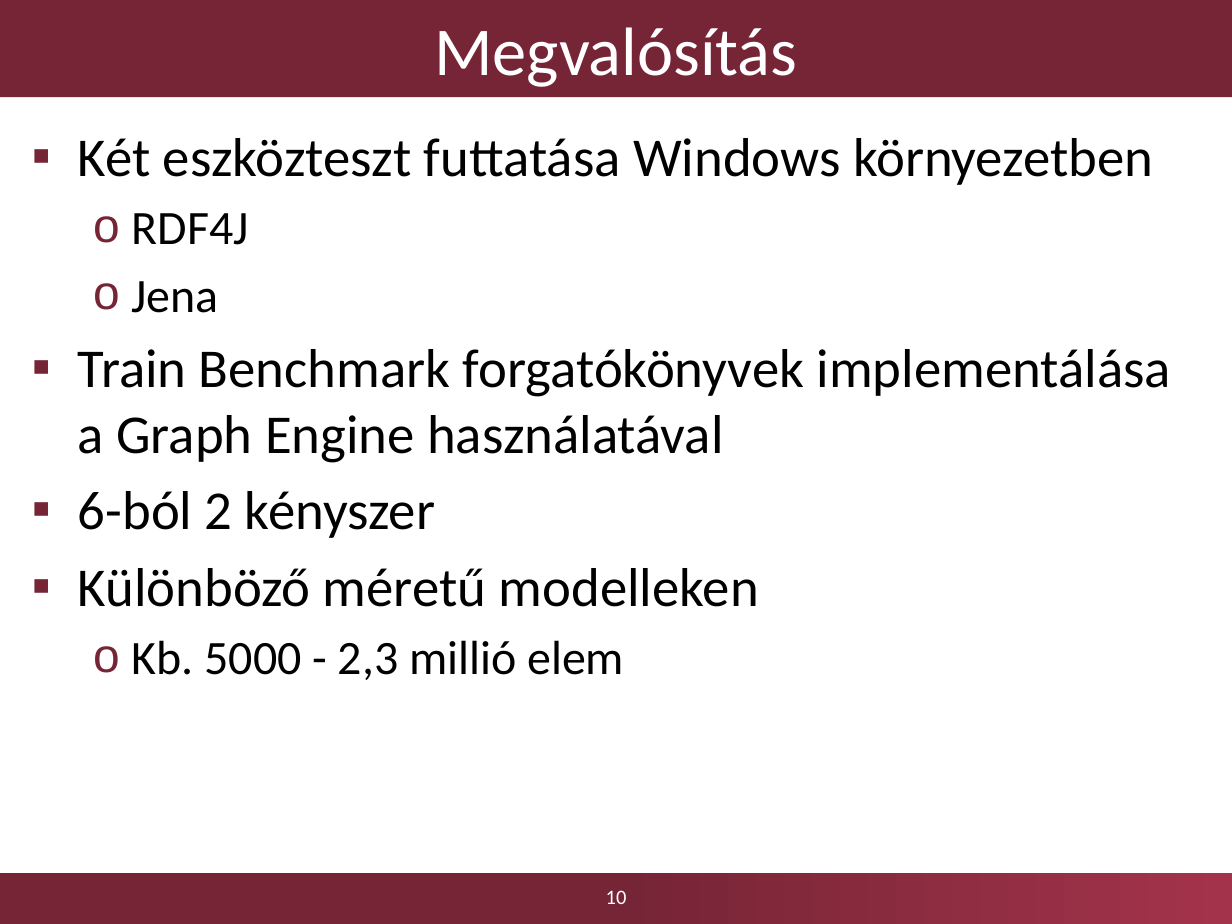
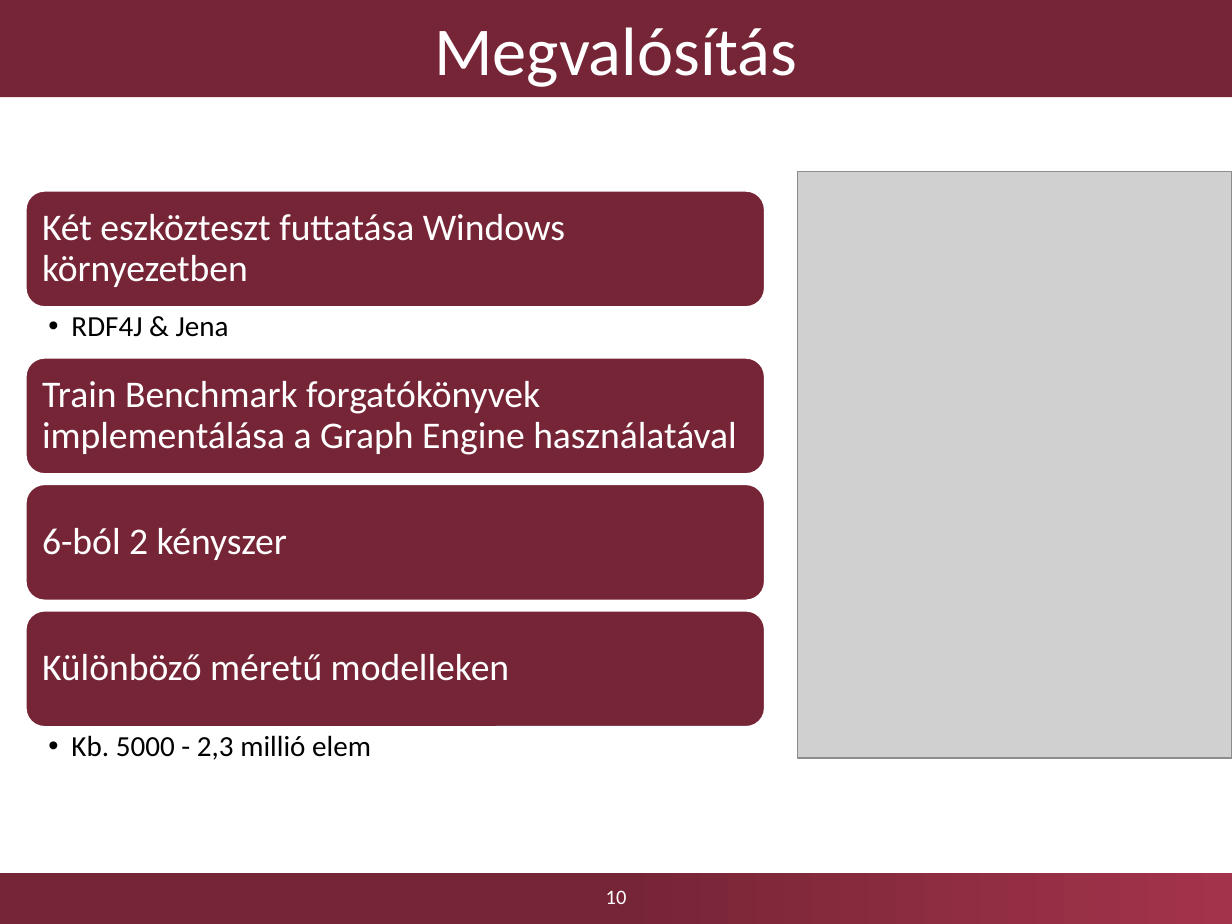
Before and after one commit to Kreestof/szakdolgozat-presentation, a slide deck: slide 10 of Dobosy_Kristof_szakdolgozat_2017_GraphEngine_0.pptx. Drawn at 1232x924 pixels with LibreOffice and Linux fonts; fonts in the diff are those of the drawing; grey boxes stand for pictures; background and template pictures are left out. Boxes give left, top, right and bottom in pixels: in the first picture for what was removed or moved away, otherwise in the second. Text is boxed around its words. In the diff, an @@ line names an element or a change of style, - is before the commit and + after.

```diff
--- a/Dobosy_Kristof_szakdolgozat_2017_GraphEngine_0.pptx
+++ b/Dobosy_Kristof_szakdolgozat_2017_GraphEngine_0.pptx
@@ text removed at (78,138,1171,680) @@
-▪ Két eszközteszt futtatása Windows környezetben
-  o RDF4J
-  o Jena
-▪ Train Benchmark forgatókönyvek implementálása a Graph Engine használatával
-▪ 6-ból 2 kényszer
-▪ Különböző méretű modelleken
-  o Kb. 5000 - 2,3 millió elem
@@ picture added at (798,171,1232,758) @@
@@ group added at (25,190,765,760): 6 texts, 4 rounded rectangles @@
+Két eszközteszt futtatása Windows környezetben
+  • RDF4J & Jena
+Train Benchmark forgatókönyvek implementálása a Graph Engine használatával
+6-ból 2 kényszer
+Különböző méretű modelleken
+  • Kb. 5000 - 2,3 millió elem
```
Also in this commit, not shown: 11 other slides changed, 2 other files.
